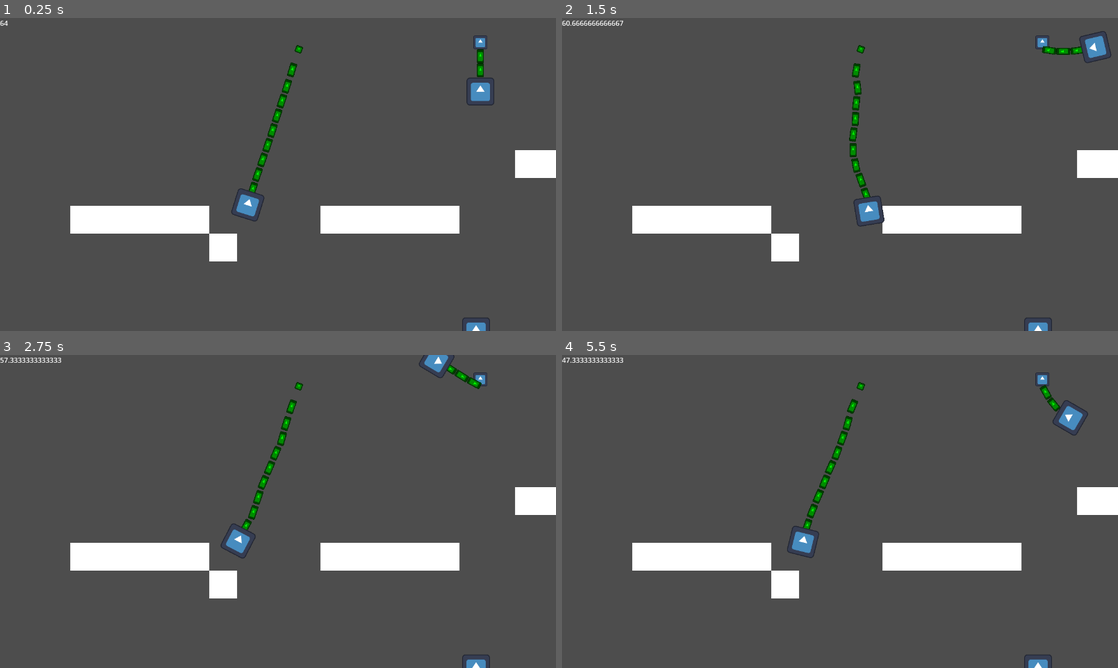
Above: before the commit, frames 1-4 (two rows, left to right).
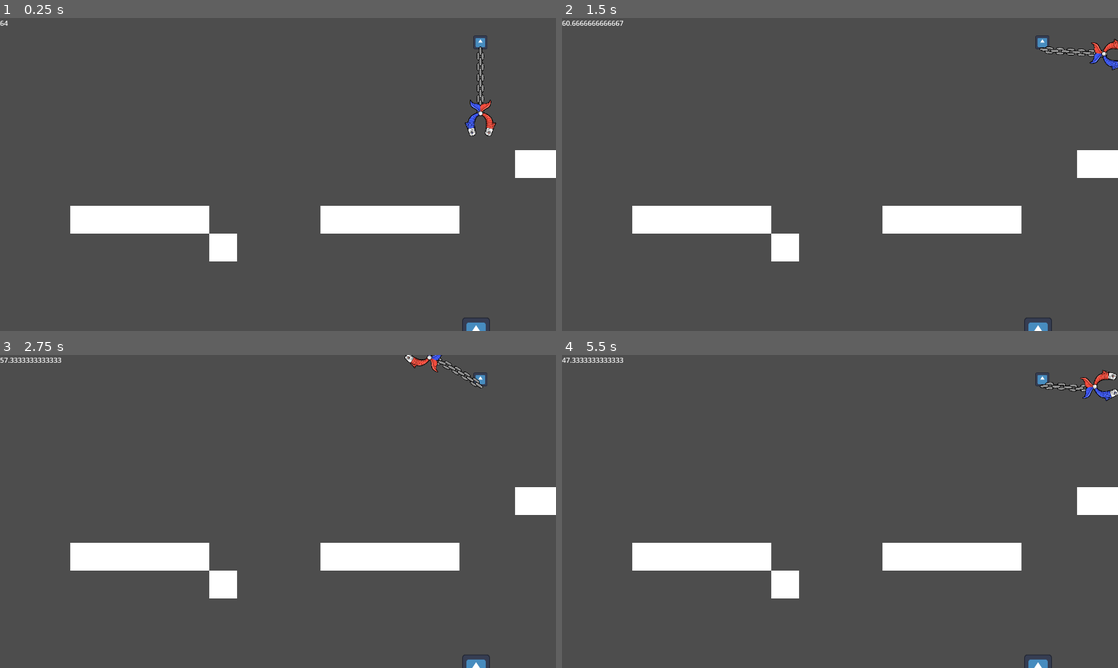
Above: after the commit, the same moments.

Repository: xtr3m3nerd/mini-jam-153-magnet-fishing
Game: Godot game, scene res://scenes/testing/test_string.tscn
The game is run twice, just before and just after one commit, with the same random seed, the same clock (stepped at 60 frames per second) and the same inputs. The project has no main scene, so this scene is started directly. The engine's default icon, where the game draws it, is replaced by a stand-in: a white triangle on a blue panel in a dark square.
Inputs:
- Up to frame 1 (0.25 s): no input
- Up to frame 2 (1.5 s): hold Space (magnet) 0.53-1.28 s; hold D (move_right) from 0.53 s (still down); tap W (move_up) at 0.77 s; tap Space (magnet) at 1.35 s
- Up to frame 3 (2.75 s): tap W (move_up) at 1.52 s; release D (move_right) at 2.03 s; hold A (move_left) from 2.03 s (still down); hold Space (magnet) from 2.03 s (still down)
- Up to frame 4 (5.5 s): release A (move_left) at 2.78 s; release Space (magnet) at 2.78 s; hold D (move_right) 2.78-4.28 s; tap Space (magnet) at 2.85, 4.35 s; tap W (move_up) at 3.02, 3.77, 4.52 s; hold Space (magnet) 3.53-4.28 s; hold A (move_left) 4.28-5.03 s; hold D (move_right) from 5.03 s (still down); hold Space (magnet) from 5.03 s (still down)

The runs differ from the first frame. In frame 1, 1.5% of the frame differs, in the area x 41-90%, y 8-65%; in frame 2, 1.4%; in frame 3, 1.3%; in frame 4, 1.6%, in the area x 40-100%, y 4-65%.

Commit message:
add graphics to rope

Diff:
--- a/scenes/prefabs/rope_segment.tscn
+++ b/scenes/prefabs/rope_segment.tscn
@@ -1,7 +1,8 @@
-[gd_scene load_steps=4 format=3 uid="uid://dpr8j64dxplhn"]
+[gd_scene load_steps=5 format=3 uid="uid://dpr8j64dxplhn"]
 
 [ext_resource type="Script" path="res://scenes/prefabs/rope_segment.gd" id="1_3ic11"]
-[ext_resource type="Texture2D" uid="uid://catog4cl4ltxq" path="res://icon.svg" id="1_vn1d4"]
+[ext_resource type="Texture2D" uid="uid://dlhyyj8m4ny2i" path="res://assets/images/chain.png" id="2_4nuj3"]
+[ext_resource type="Texture2D" uid="uid://87jmihtelx1e" path="res://assets/images/loop.png" id="3_6i3h0"]
 
 [sub_resource type="CapsuleShape2D" id="CapsuleShape2D_bjsaq"]
 radius = 4.0
@@ -12,17 +13,21 @@
 gravity_scale = 0.5
 script = ExtResource("1_3ic11")
 
-[node name="Sprite2D" type="Sprite2D" parent="."]
-self_modulate = Color(0, 1, 0, 1)
+[node name="Chain" type="Sprite2D" parent="."]
 position = Vector2(0, 8)
-scale = Vector2(0.063, 0.125)
-texture = ExtResource("1_vn1d4")
+scale = Vector2(0.025, 0.025)
+texture = ExtResource("2_4nuj3")
+
+[node name="Loop" type="Sprite2D" parent="."]
+position = Vector2(0, 2)
+scale = Vector2(0.025, 0.025)
+texture = ExtResource("3_6i3h0")
 
 [node name="CollisionShape2D" type="CollisionShape2D" parent="."]
-position = Vector2(0, 8)
+position = Vector2(0, 5)
 shape = SubResource("CapsuleShape2D_bjsaq")
 
 [node name="MountPoint" type="PinJoint2D" parent="."]
-position = Vector2(0, 16)
+position = Vector2(0, 12)
 node_a = NodePath("..")
 softness = 0.5
--- a/scenes/testing/dynamic_rope_test.tscn
+++ b/scenes/testing/dynamic_rope_test.tscn
@@ -6,6 +6,7 @@
 
 [node name="DynamicRopeTest" type="Node2D"]
 script = ExtResource("1_sh117")
+segment_length = 12.0
 
 [node name="MobileRopeBase" parent="." instance=ExtResource("2_hkj2e")]
 
--- a/scenes/testing/floating_magnet.tscn
+++ b/scenes/testing/floating_magnet.tscn
@@ -1,19 +1,23 @@
-[gd_scene load_steps=4 format=3 uid="uid://b86nc1tyynsk8"]
+[gd_scene load_steps=5 format=3 uid="uid://b86nc1tyynsk8"]
 
 [ext_resource type="Script" path="res://scenes/testing/floating_magnet.gd" id="1_3byju"]
-[ext_resource type="Texture2D" uid="uid://catog4cl4ltxq" path="res://icon.svg" id="2_06y36"]
+[ext_resource type="Texture2D" uid="uid://mw506h8ila02" path="res://assets/images/red_blue_magnet.png" id="2_iex8c"]
 
 [sub_resource type="CircleShape2D" id="CircleShape2D_7k1av"]
 radius = 135.05
 
+[sub_resource type="CircleShape2D" id="CircleShape2D_fcxaa"]
+radius = 16.0
+
 [node name="FloatingMagnet" type="Node2D"]
-position = Vector2(-1, 0)
 script = ExtResource("1_3byju")
 mass = 0.5
 
 [node name="Sprite2D" type="Sprite2D" parent="."]
-scale = Vector2(0.25, 0.25)
-texture = ExtResource("2_06y36")
+position = Vector2(0, 14)
+rotation = 3.14159
+scale = Vector2(0.08, 0.08)
+texture = ExtResource("2_iex8c")
 
 [node name="MagneticZone" type="Area2D" parent="."]
 collision_layer = 0
@@ -21,3 +25,9 @@
 
 [node name="CollisionShape2D" type="CollisionShape2D" parent="MagneticZone"]
 shape = SubResource("CircleShape2D_7k1av")
+
+[node name="Area2D" type="Area2D" parent="."]
+
+[node name="CollisionShape2D" type="CollisionShape2D" parent="Area2D"]
+position = Vector2(0, 23)
+shape = SubResource("CircleShape2D_fcxaa")
--- a/scenes/testing/test_string.tscn
+++ b/scenes/testing/test_string.tscn
@@ -1,8 +1,7 @@
-[gd_scene load_steps=7 format=3 uid="uid://cg87jgoat87v"]
+[gd_scene load_steps=6 format=3 uid="uid://cg87jgoat87v"]
 
 [ext_resource type="Texture2D" uid="uid://cjupouwrmter5" path="res://assets/images/test_tiles.png" id="1_yghds"]
 [ext_resource type="PackedScene" uid="uid://clc5mjwjkcjp1" path="res://scenes/testing/object.tscn" id="4_cc2vj"]
-[ext_resource type="PackedScene" uid="uid://bccelwgt6e7dh" path="res://scenes/prefabs/rope.tscn" id="4_lwbcn"]
 [ext_resource type="PackedScene" uid="uid://cwgc5b0qnknx3" path="res://scenes/testing/dynamic_rope_test.tscn" id="5_w4a5k"]
 
 [sub_resource type="TileSetAtlasSource" id="TileSetAtlasSource_xcba5"]
@@ -34,10 +33,6 @@
 position = Vector2(527, 347)
 zoom = Vector2(2, 2)
 
-[node name="Rope" parent="." instance=ExtResource("4_lwbcn")]
-position = Vector2(551, 203)
-rotation = 0.36675
-
 [node name="DynamicRopeTest" parent="." instance=ExtResource("5_w4a5k")]
 position = Vector2(760, 195)
 
